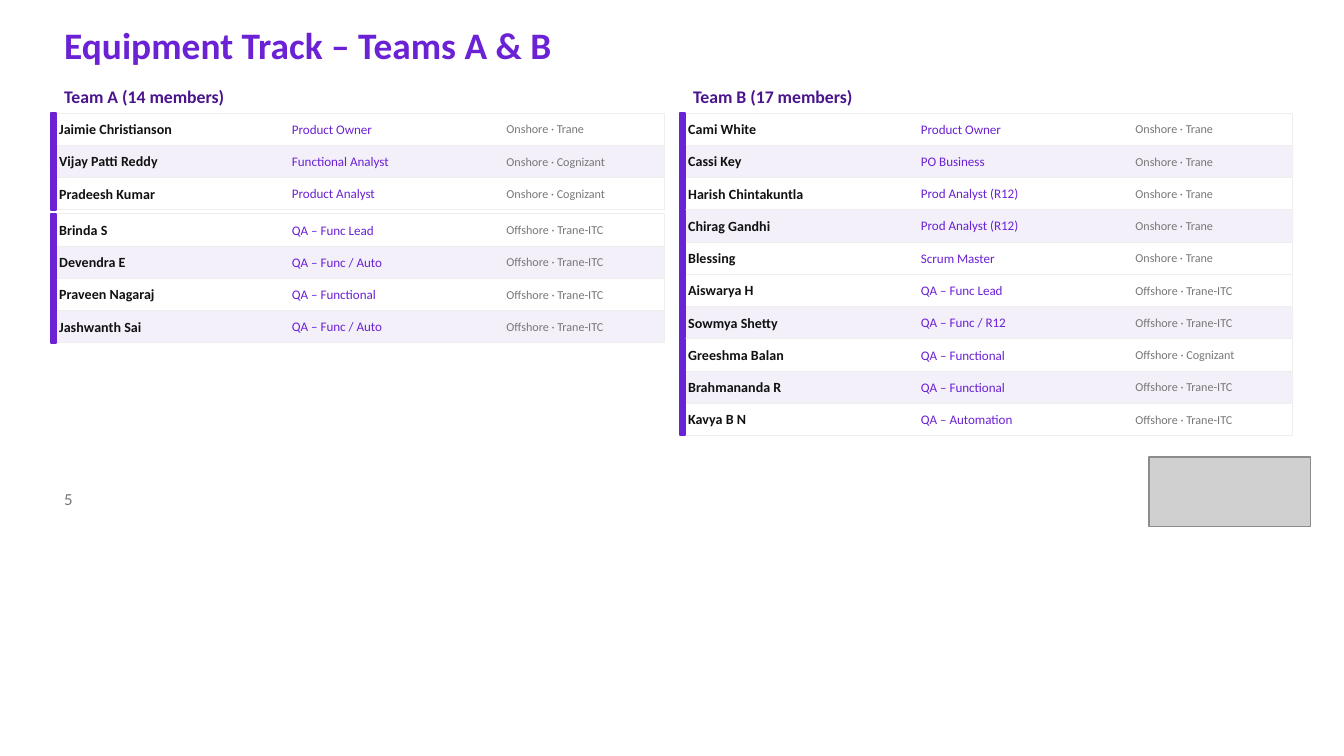
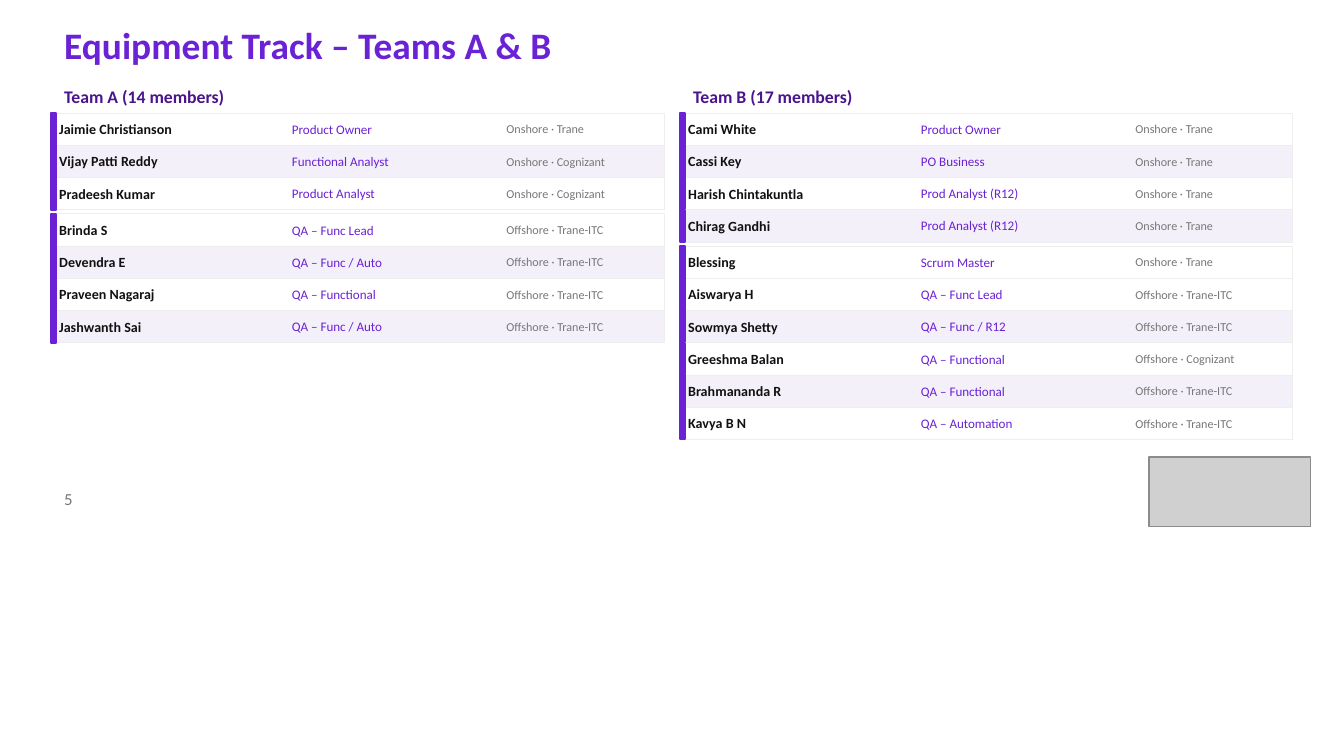
Before and after one commit to Sagar-konkanagaon/ETL__ASSIGNMENT, a slide deck: slide 5 of CHVAC_QA_Onboarding_Updated (1).pptx. Drawn at 1344x756 pixels with LibreOffice and Linux fonts; fonts in the diff are those of the drawing; grey boxes stand for pictures. Boxes give left, top, right and bottom in pixels: in the first picture for what was removed or moved away, otherwise in the second. Text is boxed around its words. In the diff, an @@ line names an element or a change of style, - is before the commit and + after.

```diff
--- a/CHVAC_QA_Onboarding_Updated (1).pptx
+++ b/CHVAC_QA_Onboarding_Updated (1).pptx
@@ rectangle removed at <box>680,242,685,274</box> @@
@@ 18 texts, 11 rectangles: place and size @@
-18 texts, 11 rectangles at <box>680,242,1293,435</box>
+18 texts, 11 rectangles at <box>680,246,1293,439</box>
```
Also in this commit, not shown: 3 other slides changed.
